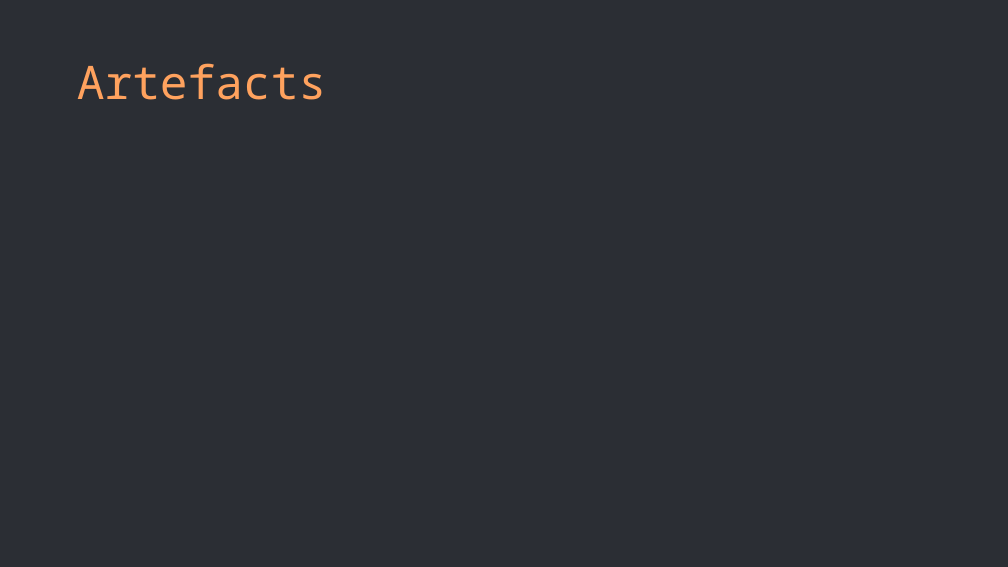
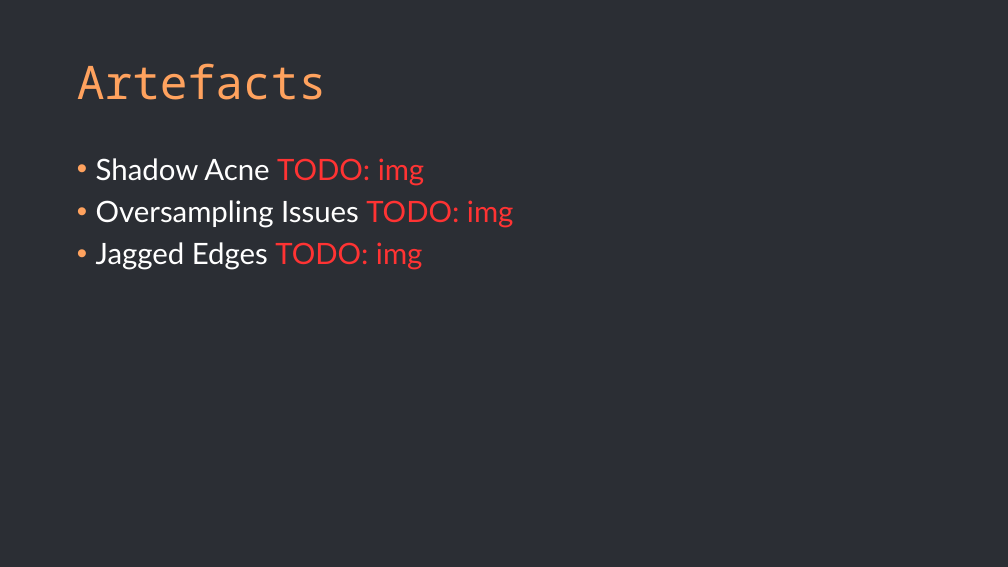
Before and after one commit to Alba-NR/ShadowMapping_TechTalk, a slide deck: slide 15 of slides/slides.pptx. Drawn at 1008x567 pixels with LibreOffice and Linux fonts; fonts in the diff are those of the drawing. Boxes give left, top, right and bottom in pixels: in the first picture for what was removed or moved away, otherwise in the second. Text is boxed around its words. In the diff, an @@ line names an element or a change of style, - is before the commit and + after.

```diff
--- a/slides/slides.pptx
+++ b/slides/slides.pptx
@@ text added at (96,158,513,270), 28 pt, text #FFFFFF @@
+• Shadow Acne TODO: img
+• Oversampling Issues TODO: img
+• Jagged Edges TODO: img
```
Also in this commit, not shown: 2 other slides changed, 2 slides added, 2 slides removed.
